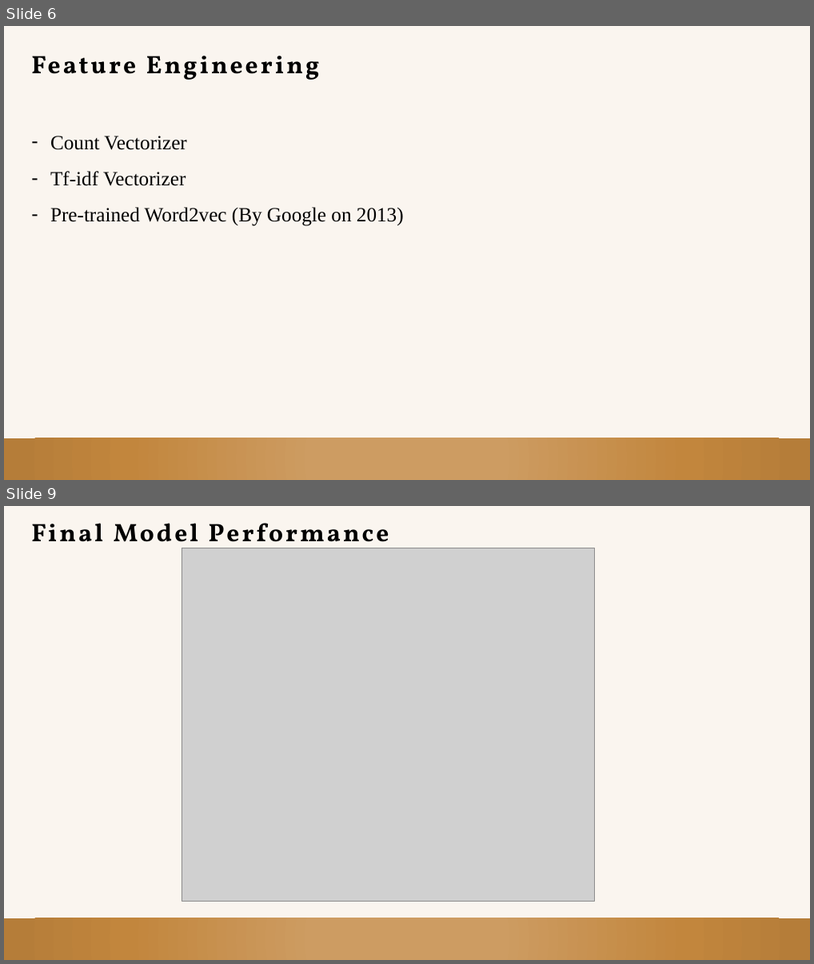
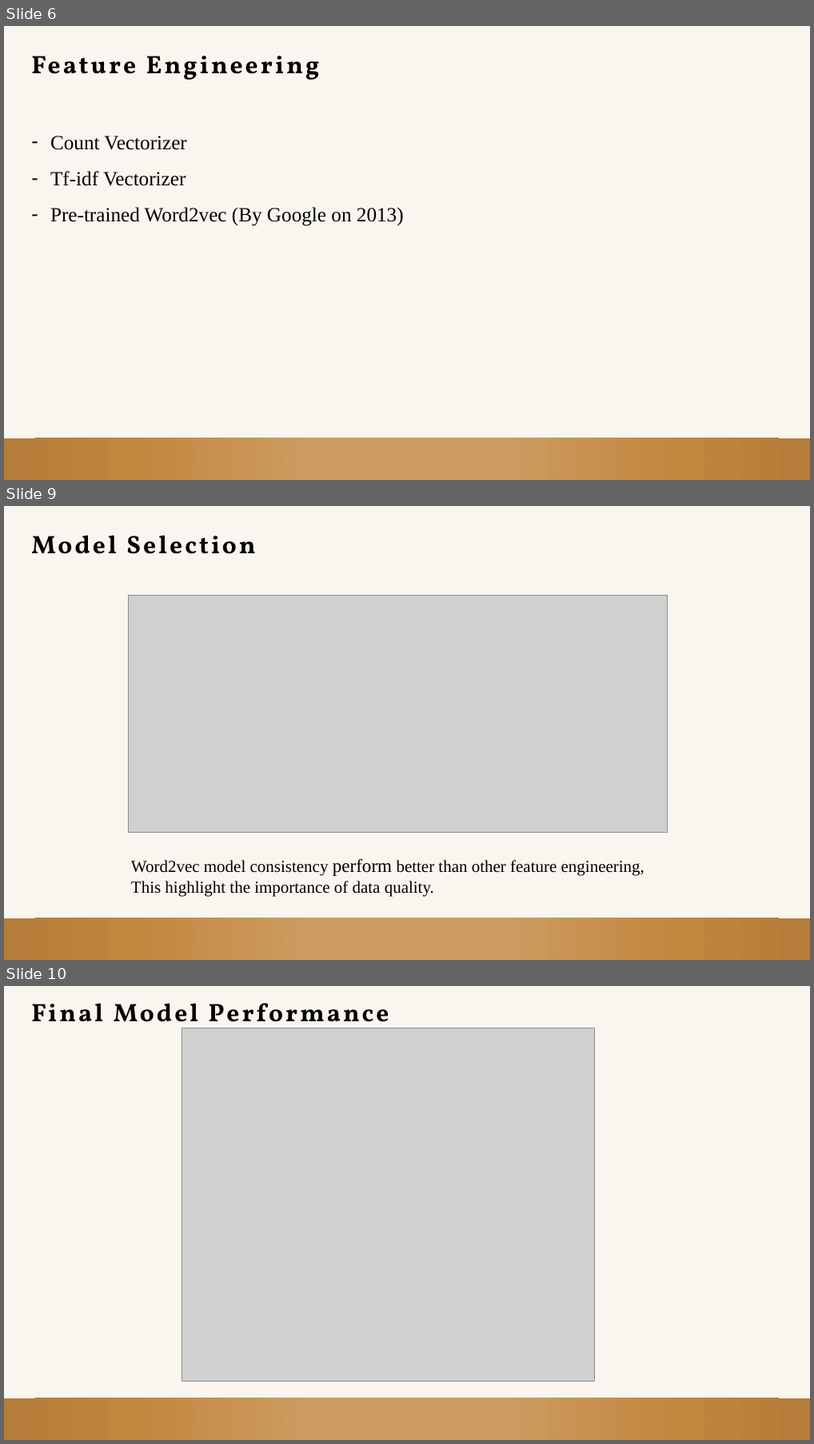
Before and after one commit to Joseph-Gan/TextClassification, a slide deck: Project 3 WebAPI and NLP .pptx. Shown one above the other, each under a label of ours: slides 6 and 9 before the commit, slides 6, 9 and 10 after it; the slides between them are not shown. The pictures are 814x964 and 814x1444 pixels, drawn with LibreOffice and Linux fonts; fonts in the diff are those of the drawing; grey boxes stand for pictures. Boxes give left, top, right and bottom in pixels: in the first picture for what was removed or moved away, otherwise in the second. Text is boxed around its words. In the diff, an @@ line names an element or a change of style, - is before the commit and + after.

```diff
--- a/Project 3 WebAPI and NLP .pptx
+++ b/Project 3 WebAPI and NLP .pptx
@@ slide 9 added at (x1=4, y1=506, x2=810, y2=960), background #EFDFCB at 29% opacity @@
@@ text added at (x1=31, y1=535, x2=255, y2=554), 60 pt, text #000000, bold @@
+Model Selection
@@ picture added at (x1=128, y1=596, x2=668, y2=832) @@
@@ text added at (x1=131, y1=858, x2=645, y2=896), 40 pt, text #000000 @@
+Word2vec model consistency perform better than other feature engineering,
+This highlight the importance of data quality.
@@ rectangle added at (x1=4, y1=918, x2=810, y2=960), fill gradient #CD9C62 to #C2853D to #B57D39 @@
@@ what was slide 9 is now slide 10 @@
```
Also in this commit, not shown: 6 slides changed, 2 other slides added, 2 slides removed.
